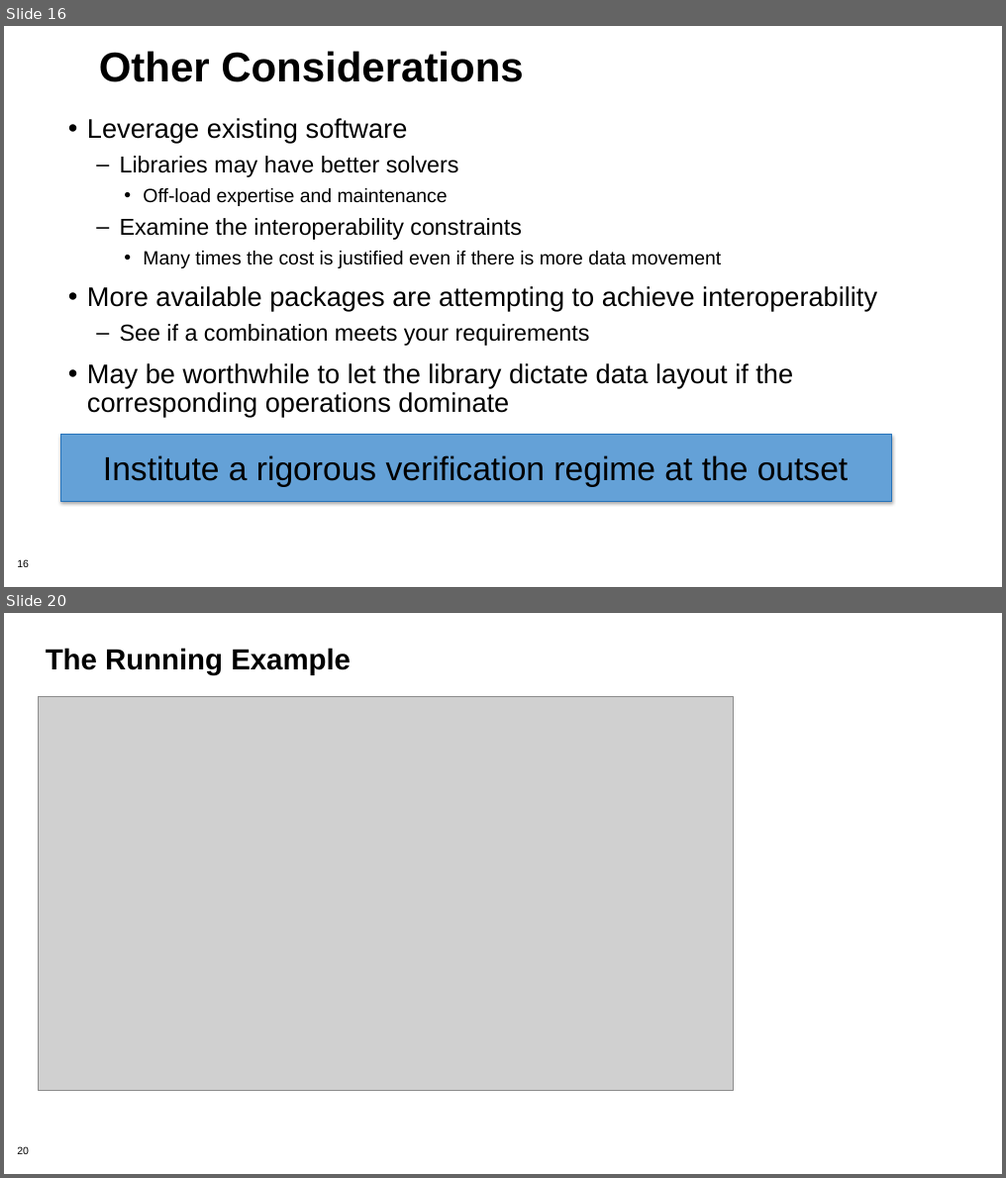
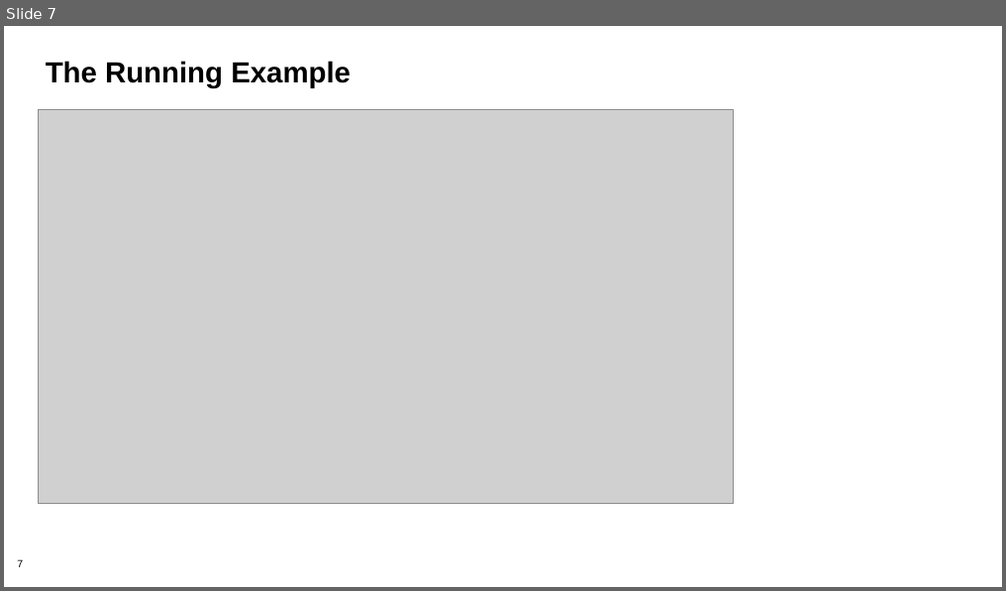
Before and after one commit to bssw-tutorial/presentations, a slide deck: design.pptx. Shown one above the other, each under a label of ours: slides 16 and 20 before the commit, slide 7 after it; the slides between them are not shown. The pictures are 1006x1178 and 1006x591 pixels, drawn with LibreOffice and Linux fonts; fonts in the diff are those of the drawing; grey boxes stand for pictures; background and template pictures are left out. Boxes give left, top, right and bottom in pixels: in the first picture for what was removed or moved away, otherwise in the second. Text is boxed around its words. In the diff, an @@ line names an element or a change of style, - is before the commit and + after.

```diff
--- a/design.pptx
+++ b/design.pptx
@@ slide 16 removed at box(4, 26, 1002, 587), background #FFFFFF; not listed: 1 template element that a slide beside it also shows @@
@@ title removed at box(99, 51, 523, 82) @@
-Other Considerations
@@ text removed at box(87, 118, 877, 417) @@
-• Leverage existing software
-  – Libraries may have better solvers
-    • Off-load expertise and maintenance
-  – Examine the interoperability constraints
-    • Many times the cost is justified even if there is more data movement
-• More available packages are attempting to achieve interoperability
-  – See if a combination meets your requirements
-• May be worthwhile to let the library dictate data layout if the corresponding operations dominate
@@ rectangle removed at box(60, 434, 892, 501) @@
-Institute a rigorous verification regime at the outset
@@ what was slide 20 is now slide 7 @@
@@ page number at box(17, 560, 23, 568): text changed @@
-20
+7
```
Also in this commit, not shown: 4 slides changed, 8 slides added, 15 other slides removed, 3 other files.
